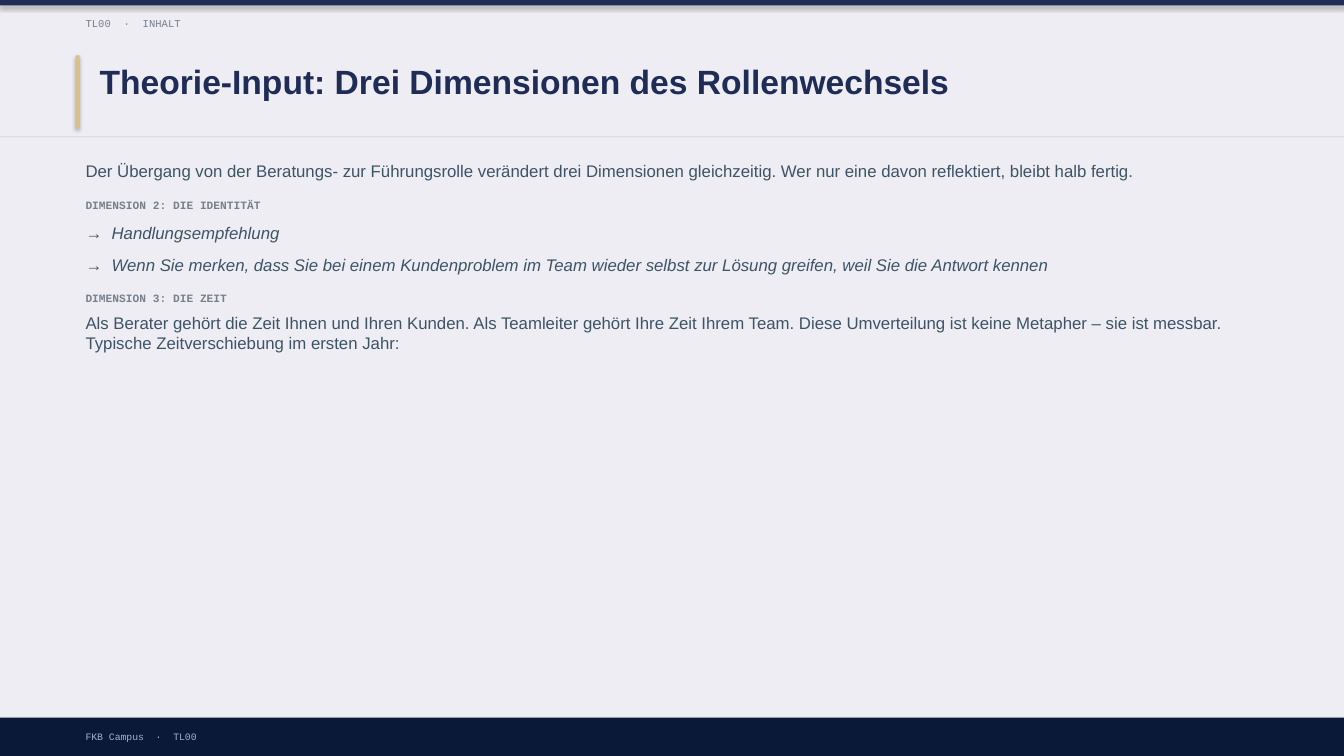
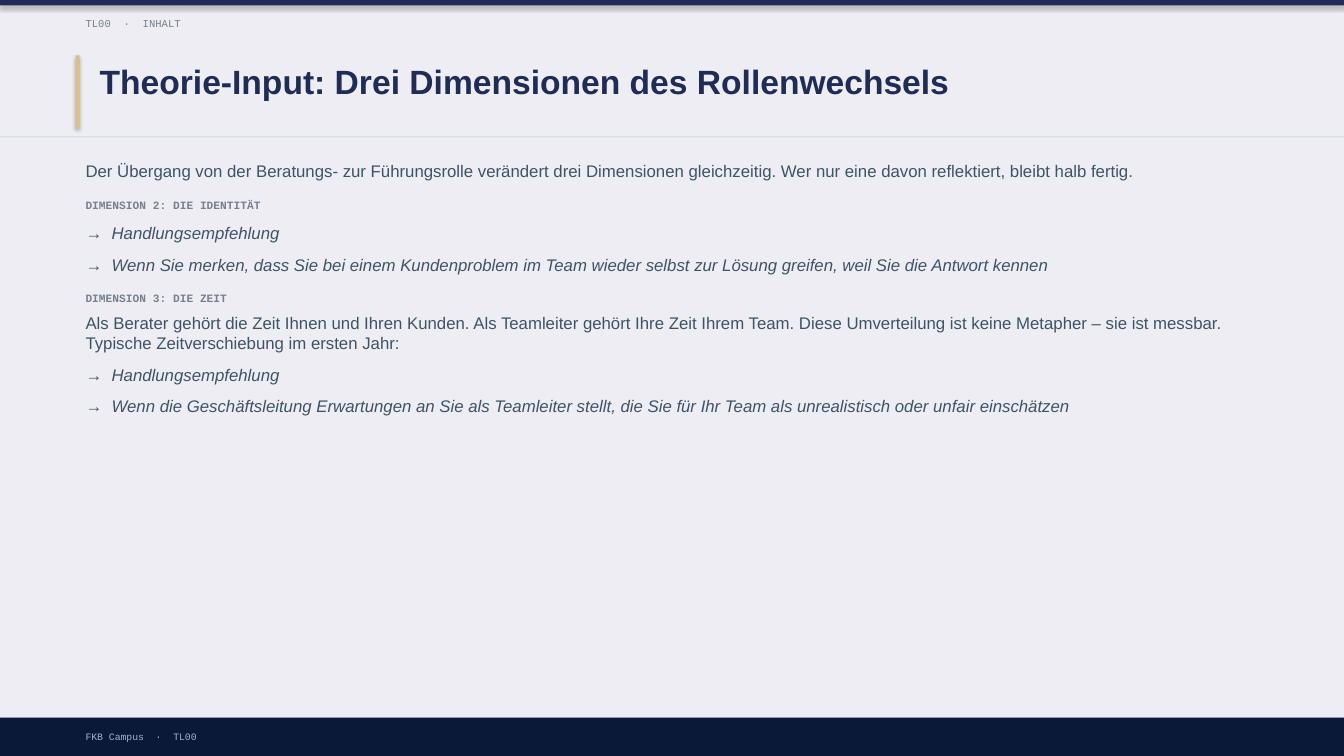
Before and after one commit to ck5rqc47pr-byte/firmenkundenakademie-online, a slide deck: slide 5 of protected-downloads/praesentation/TL00.pptx. Drawn at 1344x756 pixels with LibreOffice and Linux fonts; fonts in the diff are those of the drawing. Boxes give left, top, right and bottom in pixels: in the first picture for what was removed or moved away, otherwise in the second. Text is boxed around its words. In the diff, an @@ line names an element or a change of style, - is before the commit and + after.

```diff
--- a/protected-downloads/praesentation/TL00.pptx
+++ b/protected-downloads/praesentation/TL00.pptx
@@ text at [112,369,1069,416]: paragraphs added @@
+→ Handlungsempfehlung
+→ Wenn die Geschäftsleitung Erwartungen an Sie als Teamleiter stellt, die Sie für Ihr Team als unrealistisch oder unfair einschätzen
```
Also in this commit, not shown: 4 other slides changed, 8 other files.
